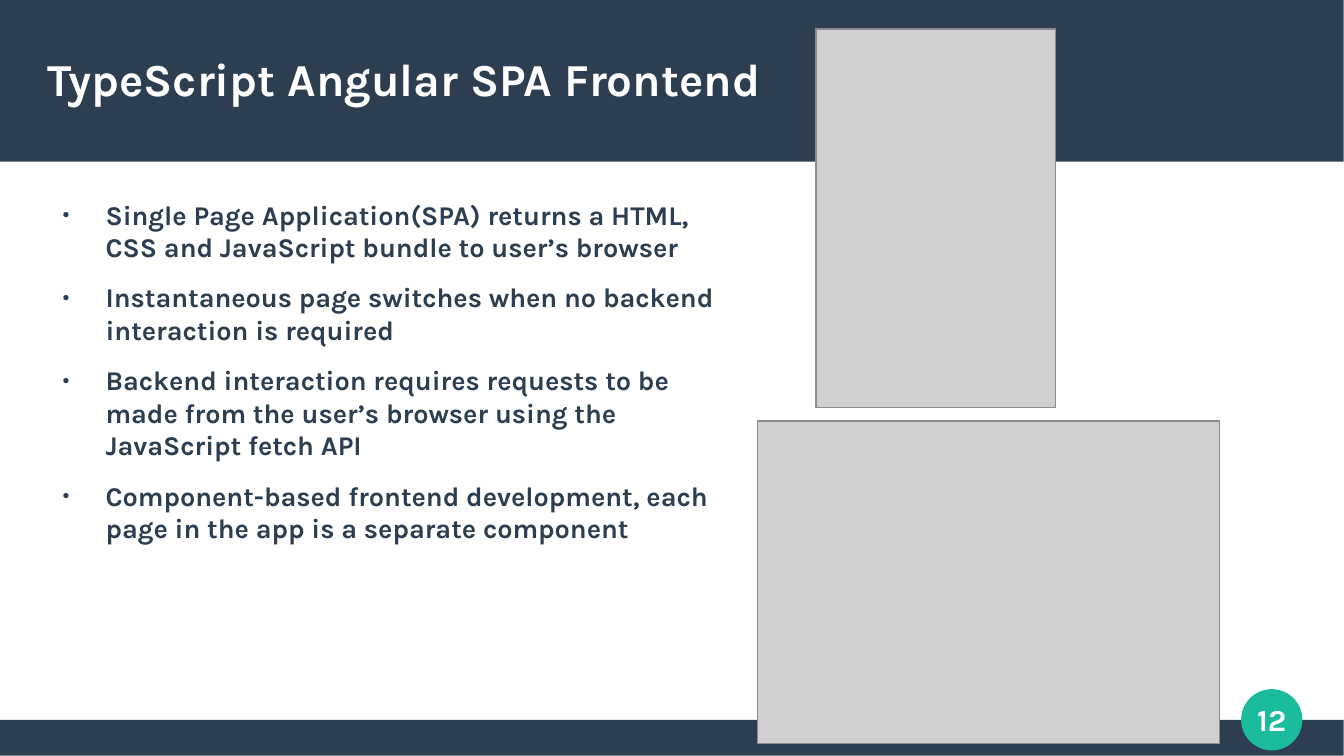
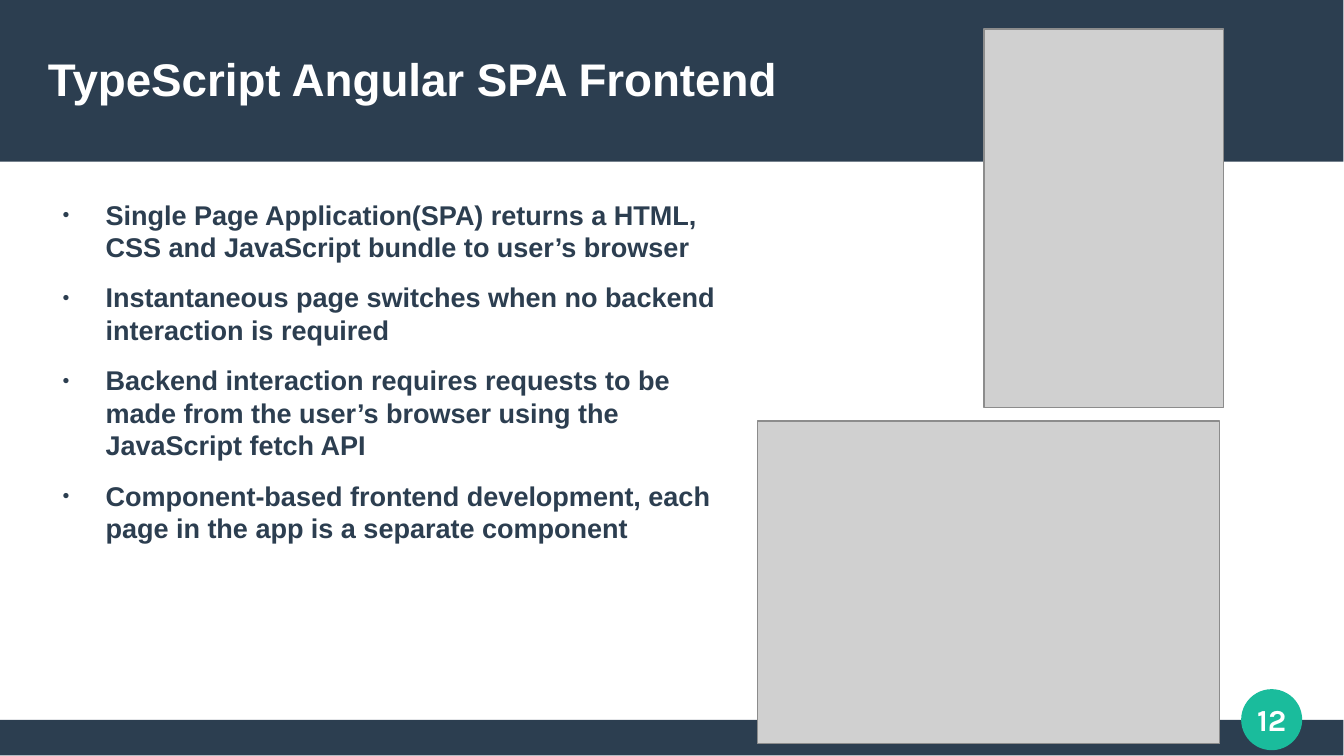
Before and after one commit to mark-ruddy/neurorecovery, a slide deck: slide 12 of report/neurorecovery_final_presentation.pptx. Drawn at 1344x756 pixels with LibreOffice and Linux fonts; fonts in the diff are those of the drawing; grey boxes stand for pictures. Boxes give left, top, right and bottom in pixels: in the first picture for what was removed or moved away, otherwise in the second. Text is boxed around its words. In the diff, an @@ line names an element or a change of style, - is before the commit and + after.

```diff
--- a/report/neurorecovery_final_presentation.pptx
+++ b/report/neurorecovery_final_presentation.pptx
@@ picture: place and size @@
-picture at box(816, 29, 1056, 409)
+picture at box(984, 29, 1224, 409)
@@ title "TypeScript Angular SPA Frontend" at box(48, 63, 777, 105): font Karla to Arial @@
@@ text "Single Page Application(SPA) returns a ..." at box(106, 205, 715, 543): font Karla to Arial @@
```
Also in this commit, not shown: 15 other slides changed, 1 other file.
